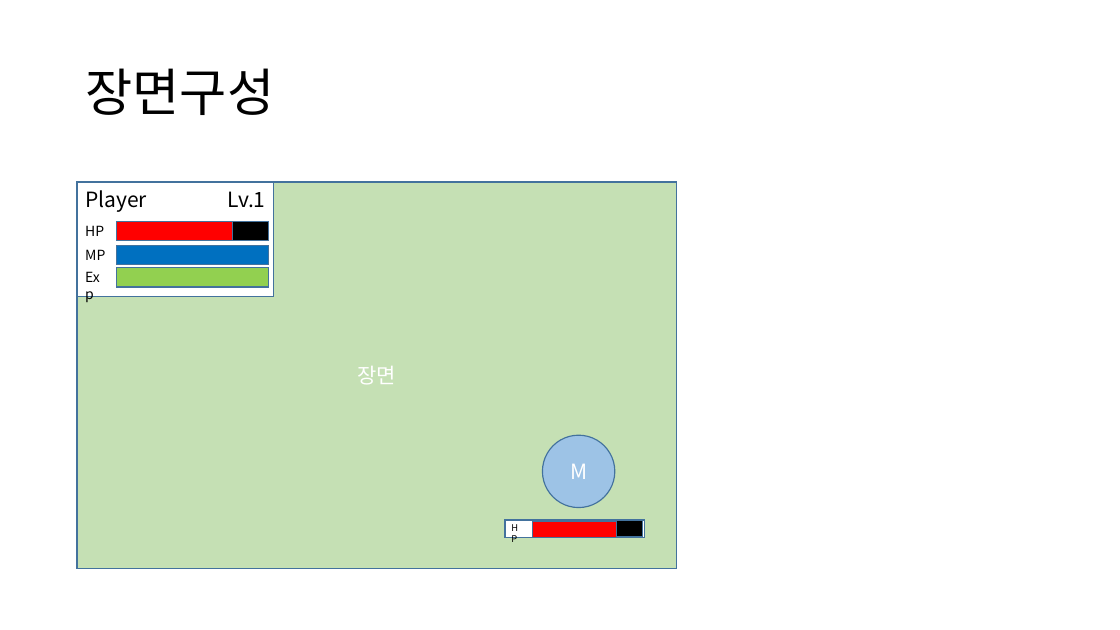
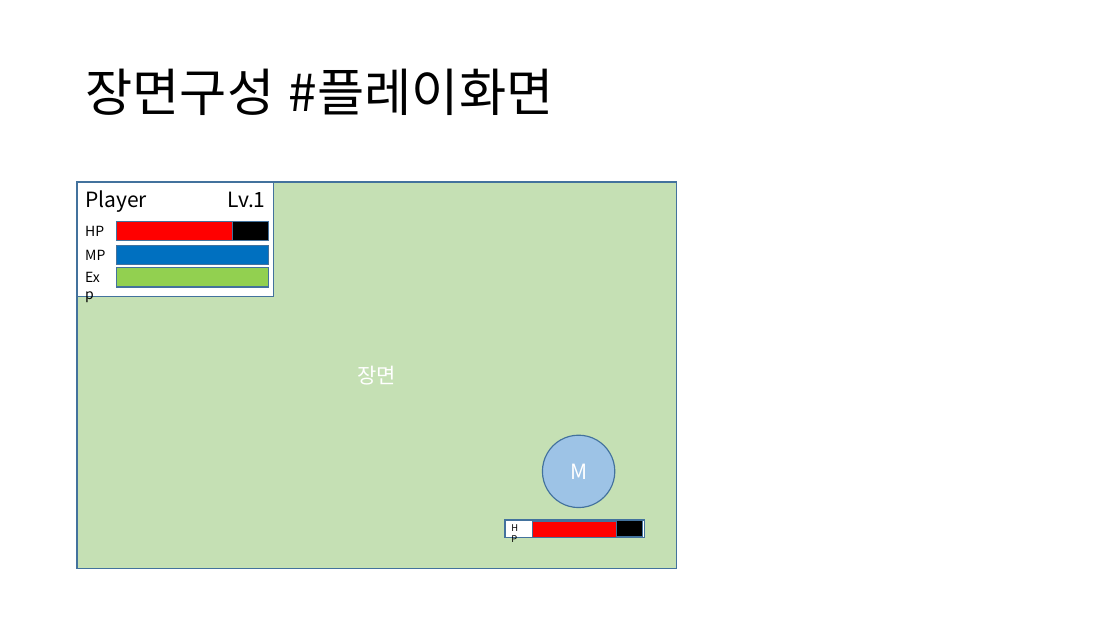
Before and after one commit to ShadowKingdoms/2021.G.D.T.C.-Programing-Designer-, a slide deck: slide 6 of GameUIUXPrograming/Document/여우의 모험.pptx. Drawn at 1120x630 pixels with LibreOffice and Linux fonts; fonts in the diff are those of the drawing. Boxes give left, top, right and bottom in pixels: in the first picture for what was removed or moved away, otherwise in the second. Text is boxed around its words. In the diff, an @@ line names an element or a change of style, - is before the commit and + after.

Commit message:
인벤토리 시스템구축 및 레이아웃 작업

```diff
--- a/GameUIUXPrograming/Document/여우의 모험.pptx
+++ b/GameUIUXPrograming/Document/여우의 모험.pptx
@@ title at [85,68,554,115]: text changed @@
-장면구성
+장면구성 #플레이화면
```
Also in this commit, not shown: 1 slide added, 12 other files.
